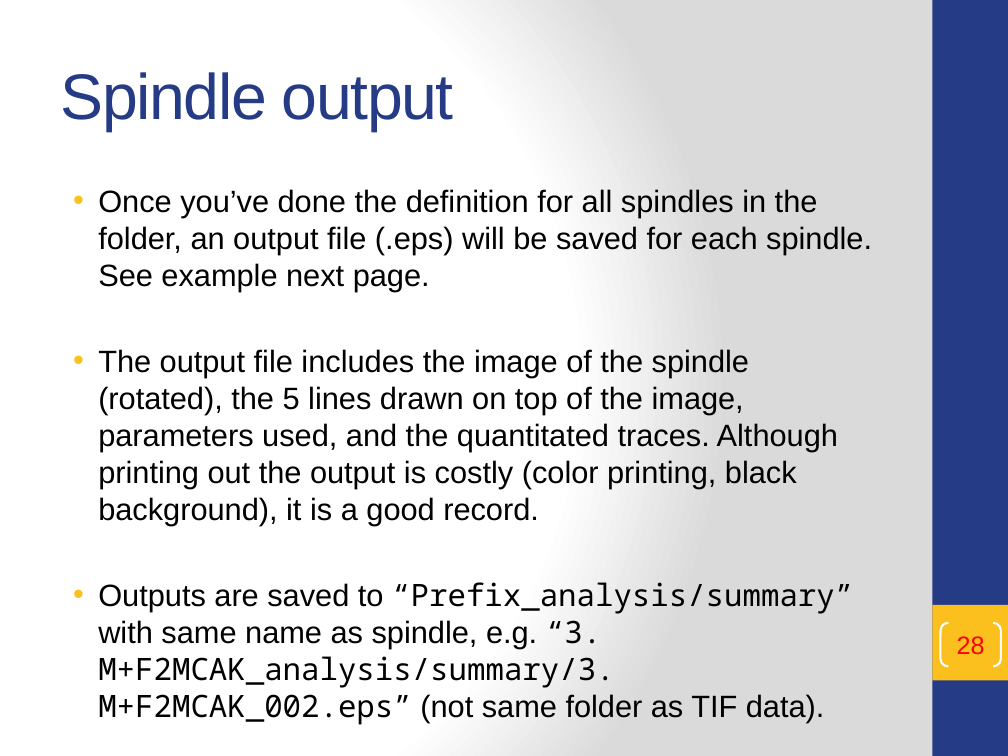
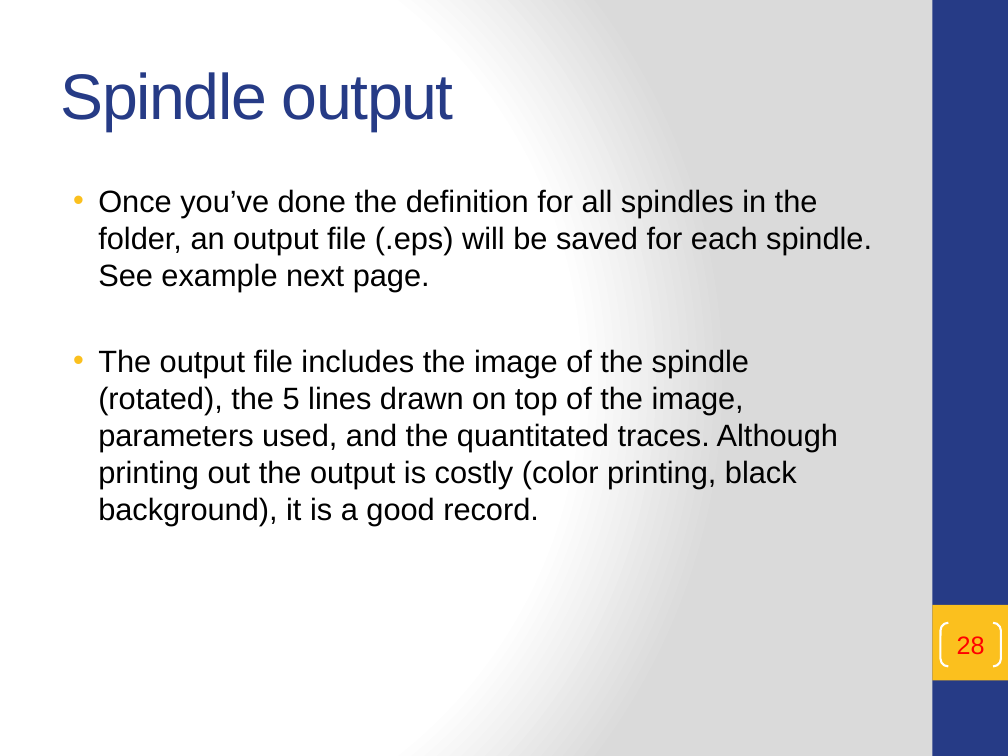
Before and after one commit to t47io/SpindleUtil, a slide deck: slide 28 of Scripts/SpindleQuantify/README.pptx. Drawn at 1008x756 pixels with LibreOffice and Linux fonts; fonts in the diff are those of the drawing. Boxes give left, top, right and bottom in pixels: in the first picture for what was removed or moved away, otherwise in the second. Text is boxed around its words. In the diff, an @@ line names an element or a change of style, - is before the commit and + after.

```diff
--- a/Scripts/SpindleQuantify/README.pptx
+++ b/Scripts/SpindleQuantify/README.pptx
@@ text at [98, 582, 853, 725]: paragraph removed @@
-• Outputs are saved to “Prefix_analysis/summary” with same name as spindle, e.g. “3. M+F2MCAK_analysis/summary/3. M+F2MCAK_002.eps” (not same folder as TIF data).
```
Also in this commit, not shown: 3 other slides changed, 2 slides added, 3 other files.
